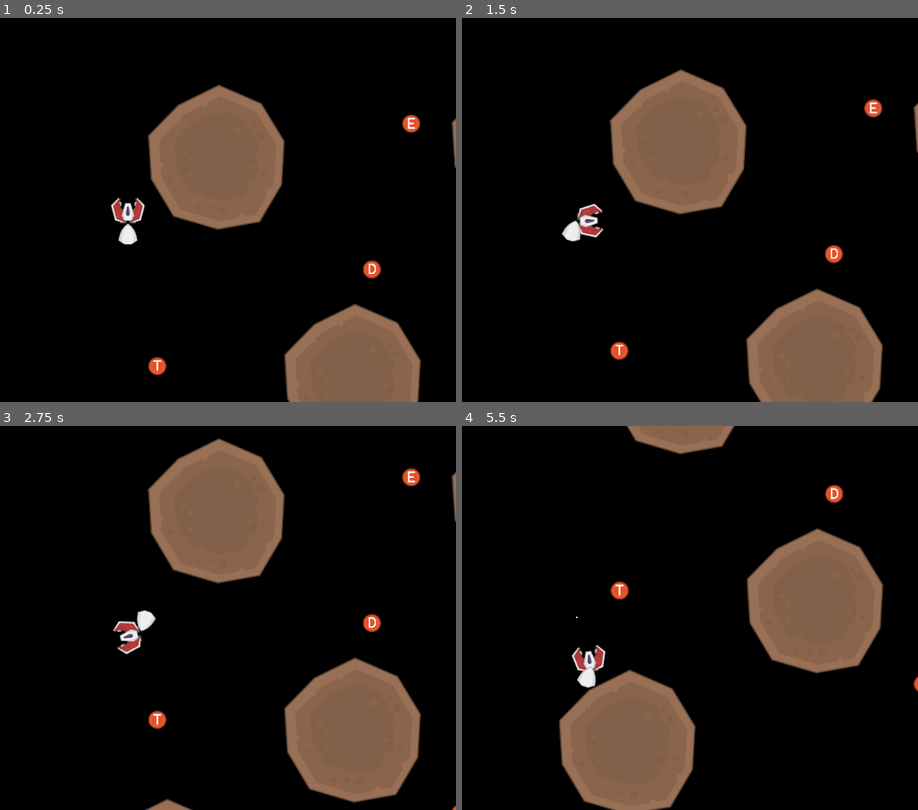
Above: before the commit, frames 1-4 (two rows, left to right).
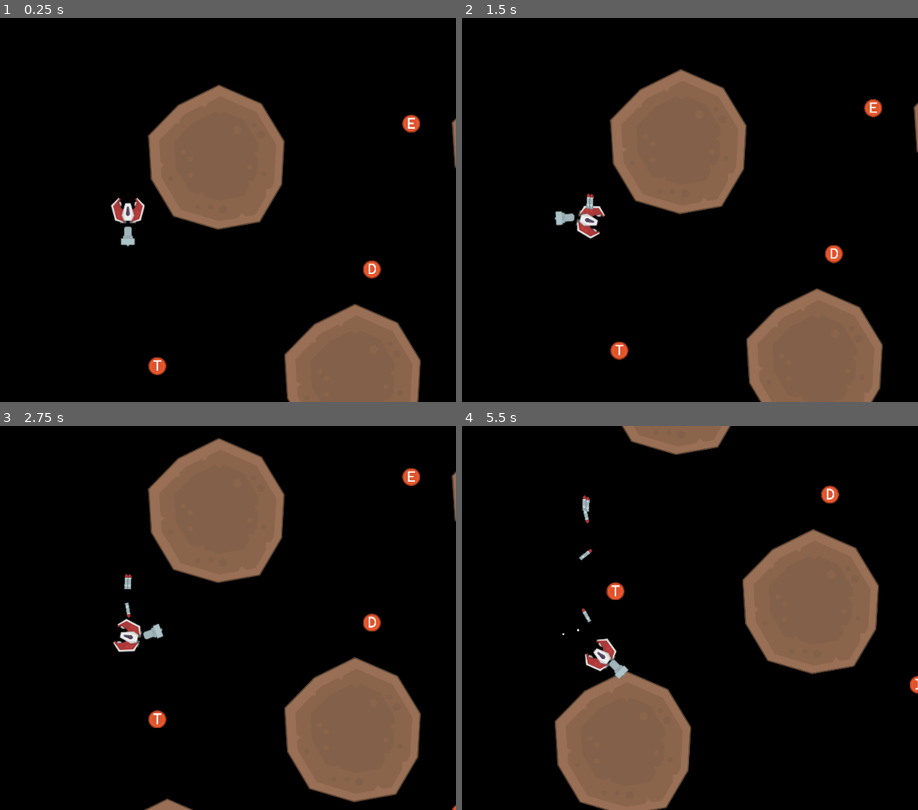
Above: after the commit, the same moments.

Repository: Comyune/game-drifter
Game: Godot game, scene res://main.tscn
Two runs of this game, one before a commit and one after it. Both use one fixed random seed, a clock stepped at 60 frames per second and the inputs below.
Inputs (mouse positions are in pixels of both pictures, inside the frame that each line leads up to):
- Up to frame 1 (0.25 s): no input
- Up to frame 2 (1.5 s): tap Enter (ui_accept) at 0.5 s; move the mouse to (735, 190) at 0.52 s; hold Right (ui_right) 0.53-1.25 s; hold Enter (ui_accept) 0.53-1.25 s; click (735, 190) at 0.67 s; drag from (outside the picture) to (557, 286) at 1.27 s
- Up to frame 3 (2.75 s): move the mouse to (191, 533) at 2.02 s; hold Right (ui_right) from 2.03 s (still down); hold Enter (ui_accept) from 2.03 s (still down)
- Up to frame 4 (5.5 s): release Right (ui_right) at 2.75 s; release Enter (ui_accept) at 2.75 s; drag from (557, 694) to (outside the picture) at 2.77 s; move the mouse to (785, 675) at 3.52 s; hold Left (ui_left) 3.53-4.25 s; hold Enter (ui_accept) 3.53-4.25 s; tap Escape (ui_cancel) at 4.15 s; drag from (outside the picture) to (489, 522) at 4.27 s; move the mouse to (621, 618) at 5.02 s; hold Down (ui_down) from 5.03 s (still down); hold Enter (ui_accept) from 5.03 s (still down); click (621, 618) at 5.17 s

The runs differ from the first frame. In frame 1, 0.2% of the frame differs, in the area x 25-31%, y 53-60%; in frame 2, 0.6%; in frame 3, 1.0%; in frame 4, 3.6%, in the area x 20-100%, y 0-100%.

Commit message:
Shooting missile

Diff:
--- a/godot-project/player/chain_joint.tscn
+++ b/godot-project/player/chain_joint/chain_joint.tscn
@@ -1,11 +1,11 @@
 [gd_scene load_steps=2 format=2]
 
-[ext_resource path="res://player/chain_joint.png" type="Texture" id=1]
+[ext_resource path="res://player/chain_joint/chain_joint.png" type="Texture" id=1]
 
 [node name="PinJoint2D" type="PinJoint2D"]
-bias = 0.5
+bias = 0.8
 disable_collision = false
-softness = 0.9
+softness = 0.2
 
 [node name="Sprite" type="Sprite" parent="."]
 texture = ExtResource( 1 )
--- a/godot-project/player/chain_link/chain_link.tscn
+++ b/godot-project/player/chain_link/chain_link.tscn
@@ -4,8 +4,8 @@
 [ext_resource path="res://player/chain_link/chain_link.png" type="Texture" id=2]
 
 [sub_resource type="CapsuleShape2D" id=1]
-radius = 18.0
-height = 15.0
+radius = 25.0
+height = 25.0
 
 [sub_resource type="DynamicFontData" id=2]
 antialiased = false
@@ -20,6 +20,8 @@
 position = Vector2( 1, 0 )
 collision_layer = 16
 collision_mask = 23
+mass = 5.0
+gravity_scale = 0.1
 linear_damp = 15.0
 angular_damp = 0.1
 script = ExtResource( 1 )
@@ -29,7 +31,7 @@
 texture = ExtResource( 2 )
 
 [node name="CollisionShape2D" type="CollisionShape2D" parent="."]
-visible = false
+position = Vector2( 0, 39 )
 shape = SubResource( 1 )
 
 [node name="Label" type="Label" parent="."]
--- a/godot-project/player/player.gd
+++ b/godot-project/player/player.gd
@@ -1,13 +1,15 @@
 extends Node
 const TailState  = preload("res://player/tail_state.gd")
 const ChainLink  = preload("res://player/chain_link/chain_link.tscn")
-const ChainJoint = preload("res://player/chain_joint.tscn")
+const ChainJoint = preload("res://player/chain_joint/chain_joint.tscn")
+const Missile    = preload("res://player/projectiles/missile.tscn")
 
 const link_offset = Vector2(0, 80)
 
-onready var ship       = $Ship
-onready var start_link = $StartLink
-onready var tail_state = TailState.new()
+onready var ship          = $Ship
+onready var control_state = $Ship/ControlState
+onready var start_link    = $StartLink
+onready var tail_state    = TailState.new()
 
 var chain_links = []
 
@@ -15,13 +17,18 @@
 	var _connection = ship.connect(
 		"collision", self, "on_ship_collision"
 	)
+	_connection = control_state.connect(
+		"shoot", self, "on_ship_shoot"
+	)
+	_connection = control_state.connect(
+		"invert", self, "on_ship_invert"
+	)
 
-func on_ship_collision(collision_result):
-	tail_state.update_with_collision_result(collision_result)
+# Tail handling
+
+func update_tail():
 	remove_redundant_chain_links()
 	ensure_chain_links()
-
-# Tail handling
 
 func remove_redundant_chain_links():
 	if chain_links.size() <= tail_state.size(): return
@@ -55,3 +62,21 @@
 func last_link():
 	if chain_links.size() < 1: return start_link
 	return chain_links[-1]
+
+# Signal Handlers
+
+func on_ship_collision(collision_result):
+	tail_state.update_with_collision_result(collision_result)
+	update_tail()
+
+func on_ship_shoot():
+	var missile = Missile.instance()
+	missile.position = ship.position
+	missile.rotation = ship.rotation
+	add_child(missile)
+
+func on_ship_invert():
+	print("Tail state before:", tail_state.contents)
+	tail_state.invert()
+	print("Tail state after:", tail_state.contents)
+	update_tail()
--- a/godot-project/player/player.tscn
+++ b/godot-project/player/player.tscn
@@ -8,7 +8,6 @@
 script = ExtResource( 3 )
 
 [node name="Ship" parent="." instance=ExtResource( 2 )]
-rotation = 4.71239
 
 [node name="StartLink" parent="." instance=ExtResource( 1 )]
 position = Vector2( 0, 30 )
--- /dev/null
+++ b/godot-project/player/projectiles/missile.gd
@@ -0,0 +1,6 @@
+extends RigidBody2D
+
+export (float) var force = 400
+
+func _physics_process(delta):
+	pass
--- /dev/null
+++ b/godot-project/player/projectiles/missile.tscn
@@ -0,0 +1,21 @@
+[gd_scene load_steps=4 format=2]
+
+[ext_resource path="res://player/projectiles/missile.png" type="Texture" id=1]
+[ext_resource path="res://player/projectiles/missile.gd" type="Script" id=2]
+
+[sub_resource type="CapsuleShape2D" id=1]
+radius = 5.0
+height = 35.0
+
+[node name="RigidBody2D" type="RigidBody2D"]
+collision_layer = 64
+collision_mask = 102
+gravity_scale = 0.2
+script = ExtResource( 2 )
+
+[node name="Sprite" type="Sprite" parent="."]
+texture = ExtResource( 1 )
+
+[node name="CollisionShape2D" type="CollisionShape2D" parent="."]
+position = Vector2( 0, -2 )
+shape = SubResource( 1 )
--- a/godot-project/player/control_state.gd
+++ b/godot-project/player/ship/control_state.gd
@@ -1,12 +1,15 @@
-extends Reference
+extends Node
 
-signal player_shoot
-signal player_invert
+signal shoot
+signal invert
+
+const DISALLOW_ECHO = false
 
 func _input(event):
-	if event is InputEventKey:
-		if event.is_action("ui_cancel"): emit_signal('player_invert')
-		if event.is_action("ui_accept"): emit_signal('player_shoot')
+	if event.is_action_pressed("ui_cancel", DISALLOW_ECHO):
+		emit_signal("invert")
+	if event.is_action_pressed("ui_accept", DISALLOW_ECHO):
+		emit_signal("shoot")
 
 func is_thrusting_forward(): return Input.is_action_pressed("ui_up")
 func is_thrusting_backward(): return Input.is_action_pressed("ui_down")
--- a/godot-project/player/ship/ship.gd
+++ b/godot-project/player/ship/ship.gd
@@ -1,11 +1,11 @@
 extends KinematicBody2D
-var ControlState = preload('res://player/control_state.gd')
+var ControlState = preload('res://player/ship/control_state.gd')
 
 signal collision(result)
 
 export (int)   var speed             = 15
-export (float) var rotation_speed    = 0.075
-export (float) var rotation_friction = 0.98
+export (float) var rotation_speed    = 0.1
+export (float) var rotation_friction = 0.97
 export (float) var velocity_friction = 0.98
 
 const gravity      : float   = 98.0
@@ -15,13 +15,9 @@
 var velocity          : Vector2 = Vector2()
 var rotation_velocity : float   = 0.0
 
-var control_state
-
+onready var control_state  : Node           = $ControlState
 onready var tail_component : Label          = $Tail
 onready var particles      : CPUParticles2D = $Particles
-
-func _ready():
-	control_state = ControlState.new()
 
 # Frame processing
 
@@ -30,14 +26,14 @@
 	rotation_velocity += control_state.rotation_direction()
 	# Get thrust direction, rotate to where the player is looking and apply as velocity
 	var thrust_amount = control_state.thrust_direction() * speed
-	velocity += Vector2(-thrust_amount, 0).rotated(rotation)
+	velocity += Vector2(0, thrust_amount).rotated(rotation)
 	velocity += Vector2(0, gravity * delta) # Apply gravity
 	handle_particles()
 
 func handle_particles():
 	particles.emitting = control_state.is_thrusting()
 	if control_state.is_thrusting():
-		particles.direction = Vector2(control_state.thrust_direction(), 0)
+		particles.direction = Vector2(0, -control_state.thrust_direction())
 
 # Physics processing
 
@@ -59,7 +55,6 @@
 
 func handle_collision(collision):
 	var collider = collision.get_collider()
-	print("Collider: ", collider.name)
 
 	# If the colliding object doesn't have a custom collision handler, just bounce.
 	if !collider.has_method("on_collide_with_ship"):
--- a/godot-project/player/ship/ship.tscn
+++ b/godot-project/player/ship/ship.tscn
@@ -1,14 +1,15 @@
-[gd_scene load_steps=5 format=2]
+[gd_scene load_steps=6 format=2]
 
 [ext_resource path="res://player/ship/ship.gd" type="Script" id=1]
+[ext_resource path="res://player/ship/control_state.gd" type="Script" id=2]
 [ext_resource path="res://player/ship/shuttle.png" type="Texture" id=3]
 
 [sub_resource type="Curve" id=1]
 _data = [ Vector2( 0.0103578, 1 ), 0.0, 0.990274, 0, 0, Vector2( 1, 0.148649 ), 0.0, 0.0, 0, 0 ]
 
 [sub_resource type="CapsuleShape2D" id=2]
-radius = 35.0
-height = 30.0
+radius = 30.0
+height = 35.0
 
 [node name="Ship" type="KinematicBody2D"]
 collision_mask = 14
@@ -16,9 +17,8 @@
 
 [node name="Particles" type="CPUParticles2D" parent="."]
 emitting = false
-amount = 2
+amount = 5
 fract_delta = false
-direction = Vector2( -1, 0 )
 spread = 10.0
 gravity = Vector2( 0, 10 )
 initial_velocity = 500.0
@@ -28,11 +28,10 @@
 scale_amount_curve = SubResource( 1 )
 
 [node name="CollisionShape2D" type="CollisionShape2D" parent="."]
-visible = false
 shape = SubResource( 2 )
 
 [node name="Sprite" type="Sprite" parent="."]
-rotation = 4.71239
+rotation = 3.14159
 texture = ExtResource( 3 )
 
 [node name="Tail" type="Label" parent="."]
@@ -51,3 +50,6 @@
 zoom = Vector2( 2, 2 )
 smoothing_enabled = true
 smoothing_speed = 2.0
+
+[node name="ControlState" type="Node" parent="."]
+script = ExtResource( 2 )
--- a/godot-project/player/start_link/start_link.tscn
+++ b/godot-project/player/start_link/start_link.tscn
@@ -1,19 +1,23 @@
 [gd_scene load_steps=3 format=2]
 
-[ext_resource path="res://player/start_link/chain_start.png" type="Texture" id=1]
+[ext_resource path="res://player/start_link/rocket.png" type="Texture" id=1]
 
 [sub_resource type="CapsuleShape2D" id=1]
-radius = 20.0
+radius = 15.0
+height = 35.0
 
 [node name="StartLink" type="RigidBody2D"]
 collision_layer = 16
 collision_mask = 23
-angular_damp = 2.0
+mass = 10.0
+linear_damp = 1.0
+angular_damp = 0.1
 
 [node name="Sprite" type="Sprite" parent="."]
 position = Vector2( 0, 43 )
+rotation = 3.14159
 texture = ExtResource( 1 )
 
 [node name="CollisionShape2D" type="CollisionShape2D" parent="."]
-position = Vector2( 0, 45 )
+position = Vector2( 0, 42 )
 shape = SubResource( 1 )
--- a/godot-project/player/tail_state.gd
+++ b/godot-project/player/tail_state.gd
@@ -10,9 +10,9 @@
 func character_at(index): return contents[index]
 
 func invert() -> void:
-	var letters = contents.split("")
-	letters.invert()
-	contents = letters.join("")
+	print("TODO: Invert not working")
+	pass
+
 
 func update_with_collision_result(collision_result) -> void:
 	contents.erase(0, collision_result.subtraction)
--- a/godot-project/project.godot
+++ b/godot-project/project.godot
@@ -115,10 +115,13 @@
 2d_physics/layer_4="Collectables"
 2d_physics/layer_5="PlayerChain"
 2d_physics/layer_6="OtherPlayersChains"
+2d_physics/layer_7="Projectiles"
 
 [physics]
 
 common/physics_fps=30
+common/physics_jitter_fix=0.8
+2d/physics_engine="GodotPhysics"
 3d/active_soft_world=false
 
 [rendering]
Renamed: godot-project/player/start_link/chain_start.png -> godot-project/player/chain_end/chain_start.png
Not shown, added: godot-project/player/chain_end/chain_start.png.import
Renamed: godot-project/player/chain_joint.png -> godot-project/player/chain_joint/chain_joint.png
Not shown, added: godot-project/player/chain_joint/chain_joint.png.import
Binary file added: godot-project/player/projectiles/missile.png
Not shown, changed: godot-project/player/projectiles/missile.png.import
Binary file added: godot-project/player/start_link/rocket.png
Not shown, added: godot-project/player/start_link/rocket.png.import
